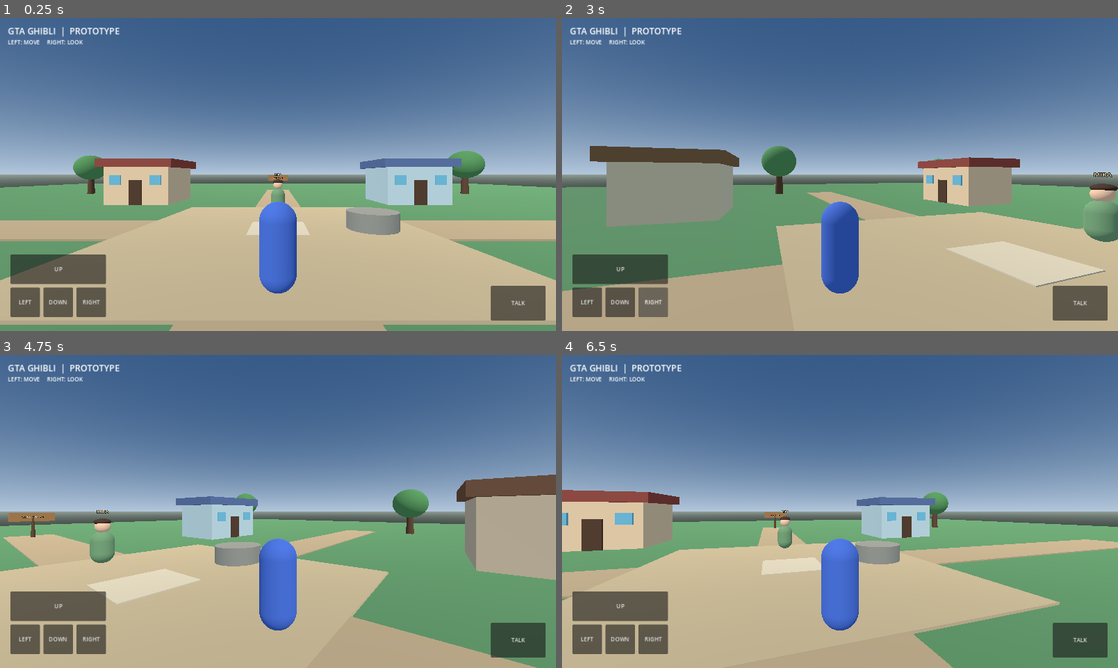
Above: before the commit, frames 1-4 (two rows, left to right).
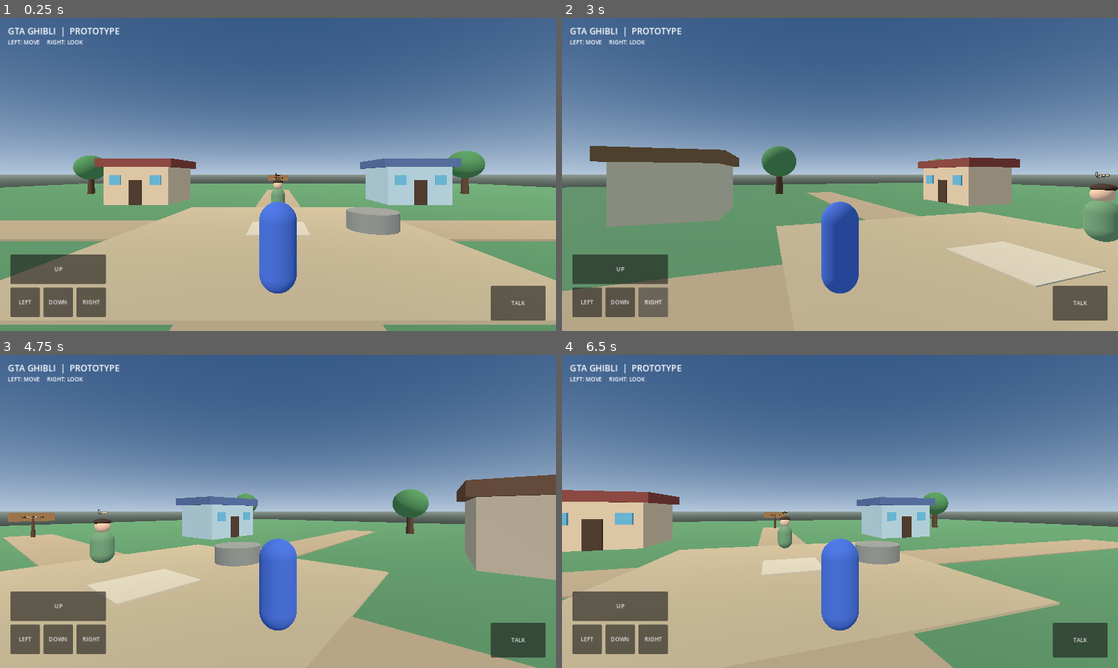
Above: after the commit, the same moments.

Repository: dzdfast-art/GTA-GHIBLI
Game: Godot game, scene res://main.tscn
Same seed, same stepped clock (60 frames per second), same inputs: the game is played once before the commit and once after it.
Inputs (mouse positions are in pixels of both pictures, inside the frame that each line leads up to):
- Up to frame 1 (0.25 s): no input
- Up to frame 2 (3 s): click "UP" at 0.5 s; click "LEFT" at 1.25 s; click "DOWN" at 2 s; click "RIGHT" at 2.75 s
- Up to frame 3 (4.75 s): click "TALK" at 3.5 s; tap Enter at 4.25 s; move the mouse to (400, 495) at 4.27 s; hold Right (ui_right) from 4.28 s (still down); tap E (interact) at 4.35 s; click (400, 495) at 4.42 s
- Up to frame 4 (6.5 s): release Right (ui_right) at 5 s; drag from (728, 527) to (812, 574) at 5.02 s; tap Space at 5.75 s; move the mouse to (895, 442) at 5.77 s; hold Right (ui_right) from 5.78 s (still down); tap E (interact) at 5.85 s

The runs differ from the first frame. In frame 1, less than 0.1% of the frame differs, in the area x 49-51%, y 49-51%; in frame 2, less than 0.1%, in the area x 95-99%, y 49-52%; in frame 3, less than 0.1%; in frame 4, less than 0.1%.

Commit message:
Add Arabic RTL emotional dialogue and optional voice playback

Diff:
--- a/scripts/characters/mira_npc.gd
+++ b/scripts/characters/mira_npc.gd
@@ -1,15 +1,22 @@
 extends Node3D
 
-## First village NPC: Mira, the caretaker. Lightweight procedural prototype.
+## Mira: first Arabic-speaking NPC prototype.
+## Dialogue is data-driven; voice audio is optional until the recorded asset is added.
+
+const DIALOGUE_DATA_PATH := "res://data/dialogue/mira_intro_ar.json"
 
 var _player_nearby := false
 var _dialogue_panel: PanelContainer
 var _dialogue_label: Label
+var _emotion_label: Label
 var _hint_label: Label
+var _voice_player: AudioStreamPlayer
+var _greeting: Dictionary = {}
 
 
 func _ready() -> void:
 	_register_interaction_action()
+	_load_dialogue_data()
 	_build_character()
 	_build_interaction_area()
 	_build_dialogue_ui()
@@ -18,6 +25,23 @@
 func _process(_delta: float) -> void:
 	if _player_nearby and Input.is_action_just_pressed("interact"):
 		_show_dialogue()
+
+
+func _load_dialogue_data() -> void:
+	if not FileAccess.file_exists(DIALOGUE_DATA_PATH):
+		push_warning("Mira Arabic dialogue data is missing.")
+		return
+
+	var file := FileAccess.open(DIALOGUE_DATA_PATH, FileAccess.READ)
+	if file == null:
+		push_warning("Could not open Mira Arabic dialogue data.")
+		return
+
+	var parsed = JSON.parse_string(file.get_as_text())
+	if parsed is Dictionary:
+		_greeting = parsed.get("greeting", {})
+	else:
+		push_warning("Mira Arabic dialogue data has an invalid format.")
 
 
 func _register_interaction_action() -> void:
@@ -50,7 +74,7 @@
 
 	var name_tag := Label3D.new()
 	name_tag.name = "NameTag"
-	name_tag.text = "MIRA"
+	name_tag.text = "ميرا"
 	name_tag.position = Vector3(0.0, 2.35, 0.0)
 	name_tag.font_size = 32
 	name_tag.modulate = Color(1.0, 0.94, 0.75)
@@ -80,15 +104,19 @@
 	layer.layer = 5
 	add_child(layer)
 
+	_voice_player = AudioStreamPlayer.new()
+	_voice_player.name = "ArabicDialogueVoice"
+	add_child(_voice_player)
+
 	var root := Control.new()
 	root.set_anchors_and_offsets_preset(Control.PRESET_FULL_RECT)
 	root.mouse_filter = Control.MOUSE_FILTER_IGNORE
 	layer.add_child(root)
 
 	_dialogue_panel = PanelContainer.new()
-	_dialogue_panel.anchor_left = 0.12
-	_dialogue_panel.anchor_top = 0.72
-	_dialogue_panel.anchor_right = 0.88
+	_dialogue_panel.anchor_left = 0.06
+	_dialogue_panel.anchor_top = 0.68
+	_dialogue_panel.anchor_right = 0.94
 	_dialogue_panel.anchor_bottom = 0.96
 	_dialogue_panel.visible = false
 	root.add_child(_dialogue_panel)
@@ -97,14 +125,25 @@
 	content.add_theme_constant_override("separation", 8)
 	_dialogue_panel.add_child(content)
 
+	_emotion_label = Label.new()
+	_emotion_label.text = "ميرا — سعيدة ومرحّبة"
+	_emotion_label.text_direction = Control.TEXT_DIRECTION_RTL
+	_emotion_label.horizontal_alignment = HORIZONTAL_ALIGNMENT_RIGHT
+	_emotion_label.add_theme_font_size_override("font_size", 16)
+	content.add_child(_emotion_label)
+
 	_dialogue_label = Label.new()
-	_dialogue_label.text = "Mira"
+	_dialogue_label.text = "صباح الخير!"
+	_dialogue_label.text_direction = Control.TEXT_DIRECTION_RTL
+	_dialogue_label.horizontal_alignment = HORIZONTAL_ALIGNMENT_RIGHT
 	_dialogue_label.autowrap_mode = TextServer.AUTOWRAP_WORD_SMART
-	_dialogue_label.add_theme_font_size_override("font_size", 18)
+	_dialogue_label.add_theme_font_size_override("font_size", 20)
 	content.add_child(_dialogue_label)
 
 	_hint_label = Label.new()
-	_hint_label.text = "Press E or tap TALK to continue exploring."
+	_hint_label.text = "اضغط زر التفاعل للتحدث مع ميرا"
+	_hint_label.text_direction = Control.TEXT_DIRECTION_RTL
+	_hint_label.horizontal_alignment = HORIZONTAL_ALIGNMENT_RIGHT
 	_hint_label.add_theme_font_size_override("font_size", 13)
 	content.add_child(_hint_label)
 
@@ -112,18 +151,41 @@
 func _on_body_entered(body: Node3D) -> void:
 	if body is CharacterBody3D:
 		_player_nearby = true
-		_hint_label.text = "Press E or tap TALK to speak with Mira."
+		_hint_label.text = "اضغط زر التحدث مع ميرا"
 
 
 func _on_body_exited(body: Node3D) -> void:
 	if body is CharacterBody3D:
 		_player_nearby = false
 		_dialogue_panel.visible = false
+		if _voice_player != null:
+			_voice_player.stop()
 
 
 func _show_dialogue() -> void:
-	_dialogue_label.text = "Mira: Good morning, traveler! Welcome to Willow Village.\nThe garden needs a little care. Visit it when you are ready."
+	if _greeting.is_empty():
+		_dialogue_label.text = "صباح الخير! أهلاً بك في قرية الصفصاف."
+		_emotion_label.text = "ميرا — سعيدة ومرحّبة"
+	else:
+		_dialogue_label.text = str(_greeting.get("text_ar", "صباح الخير! أهلاً بك في قرية الصفصاف."))
+		_emotion_label.text = "ميرا — " + str(_greeting.get("emotion_ar", "سعيدة ومرحّبة"))
+
 	_dialogue_panel.visible = true
+	_play_greeting_voice()
+
+
+func _play_greeting_voice() -> void:
+	if _voice_player == null or _greeting.is_empty():
+		return
+
+	var audio_path := str(_greeting.get("audio_path", ""))
+	if audio_path.is_empty() or not ResourceLoader.exists(audio_path):
+		return
+
+	var audio_stream = load(audio_path)
+	if audio_stream is AudioStream:
+		_voice_player.stream = audio_stream
+		_voice_player.play()
 
 
 func _add_mesh(node_name: String, mesh: Mesh, local_position: Vector3, color: Color) -> void:
